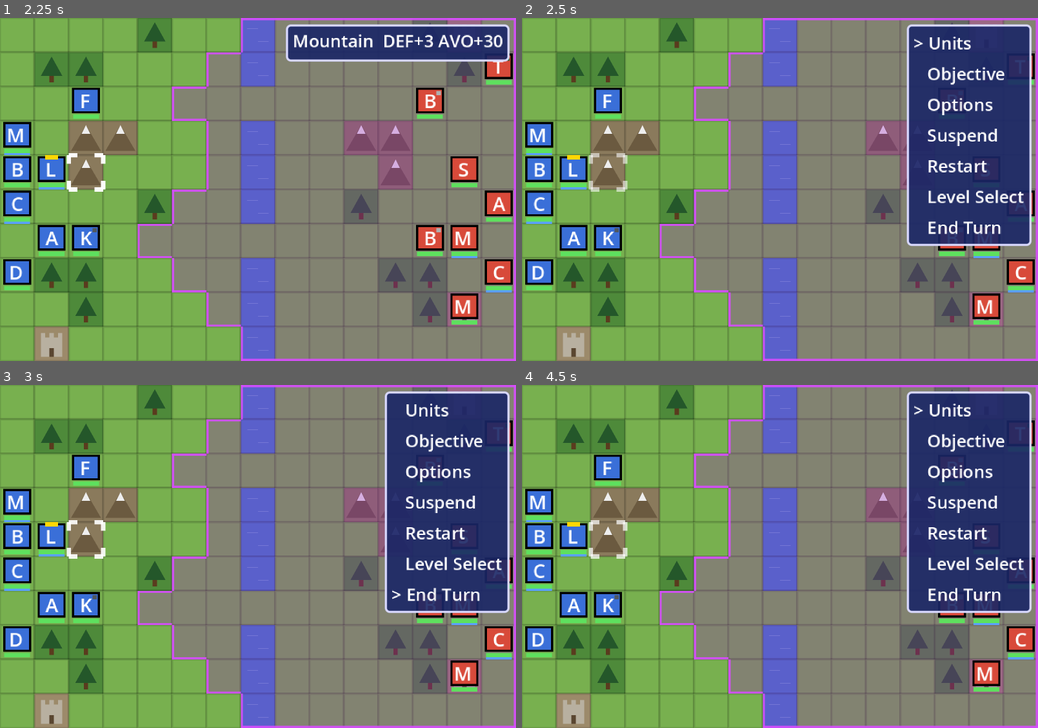
Above: before the commit, frames 1-4 (two rows, left to right).
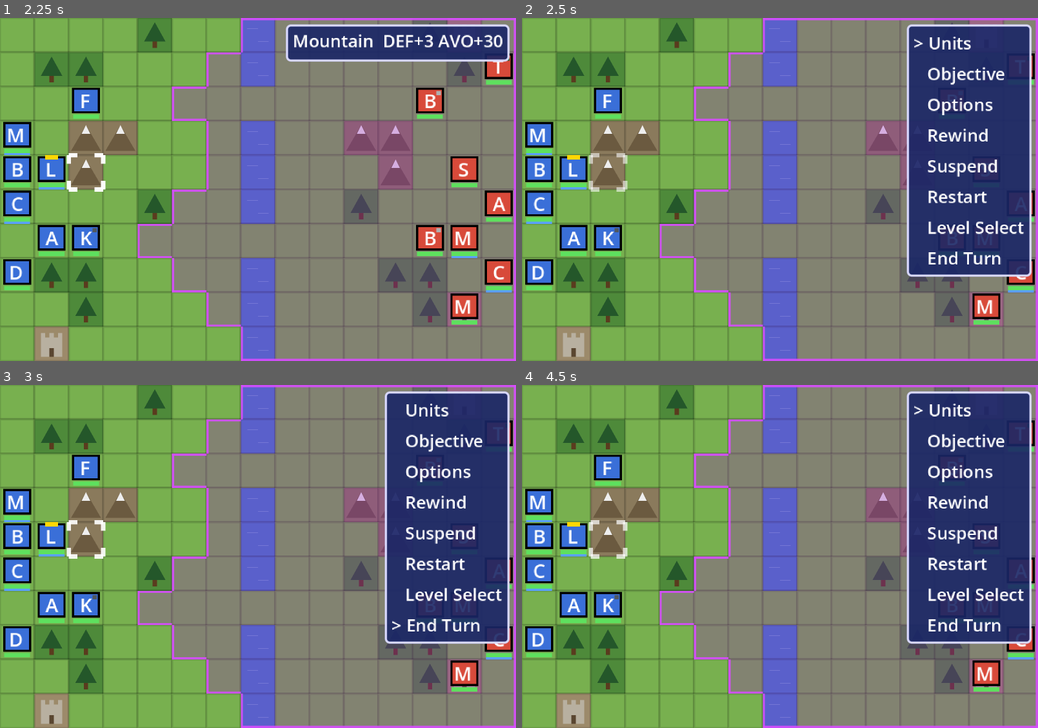
Above: after the commit, the same moments.

Repository: Marcompp/SRPG_Engine
Game: Godot game, scene res://scenes/level_select.tscn
The game is run twice, just before and just after one commit, with the same random seed, the same clock (stepped at 60 frames per second) and the same inputs.
Inputs:
- Up to frame 1 (2.25 s): tap Enter at 0.5 s; hold Right (ui_right) 0.53-1.28 s; hold Z (confirm) 0.53-1.28 s; hold Down (ui_down) 1.28-2.03 s; tap Z (confirm) at 1.35 s; hold Right (ui_right) from 2.03 s (still down); hold C (danger_zone) from 2.03 s (still down)
- Up to frame 2 (2.5 s): keep holding Right (ui_right); keep holding C (danger_zone); tap Z (confirm) at 2.3 s
- Up to frame 3 (3 s): release Right (ui_right) at 2.78 s; release C (danger_zone) at 2.78 s; hold Up (ui_up) from 2.78 s (still down); tap A (next_unit) at 2.85 s
- Up to frame 4 (4.5 s): tap Z (confirm) at 3.05, 3.8, 4.35 s; release Up (ui_up) at 3.53 s; hold D (unit_info) 3.53-4.28 s; hold Left (ui_left) from 3.53 s (still down); tap X (cancel) at 4.15 s

Frame 1 is identical in both runs. In frame 2, 3.7% of the frame differs, in the area x 74-99%, y 32-76%; in frame 3, 3.7%; in frame 4, 3.7%.

Commit message:
Add turn rewind
Each player phase stores a snapshot (SaveGame.capture without history).
Map menu > Rewind goes back to the start of any earlier turn on the map,
rebuilding the battle in place; uses per map come from Options (3 by
default, 1, 5, unlimited or off). History and uses are kept in suspends.

Co-Authored-By: Claude Opus 5.5 <noreply@anthropic.com>

Diff:
--- a/scripts/battle.gd
+++ b/scripts/battle.gd
@@ -27,6 +27,11 @@
 var campaign_deaths: Array = []
 ## "victory" or "defeat" once the battle has ended.
 var battle_result := ""
+## Turn rewind: a snapshot (SaveGame.capture without history) from the start of each
+## player phase, oldest first, and the uses left this map (-1: unlimited). The
+## Options setting sets the uses when a map starts.
+var turn_history: Array = []
+var rewinds_left := 0
 
 ## Scrolls the view over maps bigger than the screen (see BattleCamera).
 var camera: BattleCamera
@@ -54,6 +59,7 @@
 		_start_camera()
 		return
 	danger_on = Settings.value("danger_zone_default")
+	rewinds_left = Settings.value("rewinds")
 	var level := Levels.get_level(Levels.selected)
 	map.load_layout(level.layout)
 	map.load_objects(level.get("objects", []), Objectives.of(level))
--- a/scripts/battle_input.gd
+++ b/scripts/battle_input.gd
@@ -104,6 +104,8 @@
 				elif u == null:
 					battle.ui.hide_info()
 					var options: Array[String] = ["Units", "Objective", "Options", "Suspend", "Restart", "Level Select", "End Turn"]
+					if battle.phases.can_rewind():
+						options.insert(3, "Rewind")
 					_open_menu("map", options)
 		Battle.State.SELECTED:
 			if dir != Vector2i.ZERO:
@@ -611,6 +613,15 @@
 	_open_menu("items", options)
 
 
+## Map menu > Rewind: pick an earlier turn start (this turn's included), newest first.
+func open_rewind_menu() -> void:
+	var options: Array[String] = []
+	for i in range(battle.turn_history.size() - 1, -1, -1):
+		options.append("Turn %d" % battle.turn_history[i].turn)
+	var uses := "unlimited" if battle.rewinds_left < 0 else "%d left" % battle.rewinds_left
+	_open_menu("rewind", options, "Rewind to the start of (%s):" % uses)
+
+
 ## Which item to take from `foe`.
 func open_steal_menu(foe: Unit) -> void:
 	steal_target = foe
@@ -673,6 +684,8 @@
 				"Options":
 					battle.state = Battle.State.OPTIONS
 					battle.ui.options_screen.open()
+				"Rewind":
+					open_rewind_menu()
 				"Suspend":
 					battle.phases.suspend()
 				"Restart":
@@ -735,6 +748,9 @@
 			start_unload_targeting(passenger_choices[battle.ui.menu_index])
 		"steal":
 			_act(battle.actions.do_steal.bind(selected, steal_target, steal_choices[battle.ui.menu_index]))
+		"rewind":
+			# Newest turn first.
+			battle.phases.rewind_to(battle.turn_history.size() - 1 - battle.ui.menu_index)
 		"items":
 			var item := selected.items[battle.ui.menu_index]
 			if selected.can_wield(item):
@@ -786,7 +802,7 @@
 
 func menu_cancel() -> void:
 	match menu_context:
-		"map", "end_turn", "restart", "quit":
+		"map", "end_turn", "restart", "quit", "rewind":
 			battle.state = Battle.State.IDLE
 			refresh_info()
 		"unit":
--- a/scripts/battle_phases.gd
+++ b/scripts/battle_phases.gd
@@ -30,6 +30,8 @@
 	if not players.is_empty():
 		battle.cursor.cell = players[0].cell
 	battle.refresh_threat()
+	# Turn rewind can come back here.
+	battle.turn_history.append(SaveGame.capture(battle, false))
 	# Auto save: the turn can be resumed from here (level select > Resume).
 	if Settings.value("auto_save"):
 		SaveGame.write_suspend(battle)
@@ -179,6 +181,39 @@
 	# A campaign chapter needs the campaign it belongs to (army, convoy, chapter).
 	Campaign.active = data.get("campaign", false) and Campaign.load_save()
 	SaveGame.restore(battle, data)
+	_resume_player_phase()
+
+
+## Whether the map menu offers Rewind: uses left and an earlier turn start to go to.
+func can_rewind() -> bool:
+	return battle.rewinds_left != 0 and not battle.turn_history.is_empty()
+
+
+## Turn rewind: back to the start of the player phase of turn_history[index]. Later
+## snapshots are dropped and a use is spent. Rebuilds the battle in place.
+func rewind_to(index: int) -> void:
+	var snapshot: Dictionary = battle.turn_history[index]
+	var history := battle.turn_history.slice(0, index + 1)
+	var left := battle.rewinds_left - 1 if battle.rewinds_left > 0 else battle.rewinds_left
+	battle.state = Battle.State.BUSY
+	battle.input.selected = null
+	battle.map.clear_ranges()
+	for child in battle.units_root.get_children():
+		battle.units_root.remove_child(child)
+		child.queue_free()
+	SaveGame.restore(battle, snapshot)
+	battle.turn_history = history
+	battle.rewinds_left = left
+	if Settings.value("auto_save"):
+		SaveGame.write_suspend(battle)
+	var players := battle.units_of(Unit.Team.PLAYER)
+	battle.cursor.cell = players[0].cell if not players.is_empty() else Vector2i.ZERO
+	battle.camera.snap(battle.cursor.cell)
+	await battle.ui.show_banner("Rewound to\n" + battle.turn_text(), Color("4a3a8a"))
+	_resume_player_phase()
+
+
+func _resume_player_phase() -> void:
 	var players := battle.units_of(Unit.Team.PLAYER)
 	battle.cursor.cell = players[0].cell if not players.is_empty() else Vector2i.ZERO
 	battle.enemy_phase = false
--- a/scripts/save_game.gd
+++ b/scripts/save_game.gd
@@ -38,7 +38,8 @@
 # --- Capture / restore ----------------------------------------------------------
 
 ## Everything needed to rebuild the battle at the current point of the player phase.
-static func capture(battle: Battle) -> Dictionary:
+## `with_history`: include the turn rewind snapshots (themselves captured without).
+static func capture(battle: Battle, with_history := true) -> Dictionary:
 	var all: Array[Unit] = battle.all_units()
 	var ids := {}
 	for i in all.size():
@@ -46,7 +47,7 @@
 	var units := []
 	for u in all:
 		units.append(unit_to_dict(u, ids))
-	return {
+	var data := {
 		"version": VERSION,
 		"level": Levels.selected,
 		"campaign": Campaign.active,
@@ -58,7 +59,11 @@
 		"marked": _encode(battle.marked, ids),
 		"campaign_deaths": _encode(battle.campaign_deaths, ids),
 		"units": units,
+		"rewinds_left": battle.rewinds_left,
 	}
+	if with_history:
+		data["history"] = battle.turn_history.duplicate()
+	return data
 
 
 ## Rebuilds the battle from capture() data: terrain, then every unit (two passes, so
@@ -79,6 +84,9 @@
 		_apply(all[i], data.units[i], all)
 	battle.danger_on = data.danger_on
 	battle.marked.assign(_decode(data.marked, all))
+	battle.rewinds_left = data.get("rewinds_left", battle.rewinds_left)
+	if data.has("history"):
+		battle.turn_history = data.history.duplicate()
 
 
 ## One unit as plain data. References to other units become ids from `ids`
--- a/scripts/settings.gd
+++ b/scripts/settings.gd
@@ -23,6 +23,8 @@
 		"choices": [[true, "Wait for Z"], [false, "Auto (2 s)"]]},
 	{"key": "auto_save", "label": "Auto save",
 		"choices": [[true, "Each turn"], [false, "Off"]]},
+	{"key": "rewinds", "label": "Turn rewinds",
+		"choices": [[3, "3 per map"], [5, "5 per map"], [1, "1 per map"], [-1, "Unlimited"], [0, "Off"]]},
 ]
 
 static var _values := {}
--- a/tests/run_tests.gd
+++ b/tests/run_tests.gd
@@ -148,6 +148,7 @@
 		"test_generic_names",
 		"test_kills_and_biography_moments",
 		"test_auto_save",
+		"test_turn_rewind",
 		"test_ruined_fort_phases_run_without_errors",
 		"test_enemy_phases_run_without_errors",
 		"test_coastal_raid_phases_run_without_errors",
@@ -3164,3 +3165,50 @@
 	await pick("Level Select")
 	check(b.ui._menu_title.contains("resume from the start of this turn"), "quit prompt mentions the auto save")
 	SaveGame.delete_suspend()
+
+
+func test_turn_rewind() -> void:
+	check_eq(b.turn_history.size(), 1, "a snapshot at the start of turn 1")
+	check_eq(b.rewinds_left, 3, "3 rewinds per map by default")
+	var lord := unit_named("Lord")
+	var start_cell := lord.cell
+	var brigands := func() -> int:
+		return b.units_of(Unit.Team.ENEMY).filter(func(e): return e.unit_name == "Brigand").size()
+	var brigands_before: int = brigands.call()
+	remove_unit(unit_named("Brigand", Unit.Team.ENEMY))
+	await b.phases.end_player_phase()
+	while b.state != b.State.IDLE:
+		await process_frame
+	check_eq(b.turn, 2, "turn 2")
+	check_eq(b.turn_history.size(), 2, "and its snapshot")
+	lord = unit_named("Lord")
+	lord.set_cell(Vector2i(5, 2))
+	lord.hp = 3
+	# Map menu > Rewind > Turn 1.
+	b.cursor.cell = Vector2i(7, 9)
+	await press(KEY_Z)
+	await pick("Rewind")
+	check_eq(b.ui.menu_options, ["Turn 2", "Turn 1"] as Array[String], "newest turn first")
+	await pick("Turn 1")
+	while b.state != b.State.IDLE:
+		await process_frame
+	lord = unit_named("Lord")
+	check_eq(b.turn, 1, "back to turn 1")
+	check_eq(lord.cell, start_cell, "units where they were")
+	check_eq(lord.hp, lord.max_hp, "with their HP")
+	check_eq(brigands.call(), brigands_before, "the fallen are back")
+	check_eq(b.turn_history.size(), 1, "later snapshots dropped")
+	check_eq(b.rewinds_left, 2, "a use spent")
+	check(not lord.has_acted, "the player phase starts over")
+	# History and uses survive suspend/resume.
+	var saved := SaveGame.capture(b)
+	check_eq(saved.history.size(), 1, "history is saved")
+	check_eq(saved.rewinds_left, 2, "so are the uses")
+	# Out of uses (or Off): no Rewind in the map menu.
+	b.rewinds_left = 0
+	await press(KEY_X)
+	b.cursor.cell = Vector2i(7, 9)
+	await press(KEY_Z)
+	check(not b.ui.menu_options.has("Rewind"), "no uses left, no Rewind")
+	await press(KEY_X)
+	SaveGame.delete_suspend()
Not shown, changed: README.md
